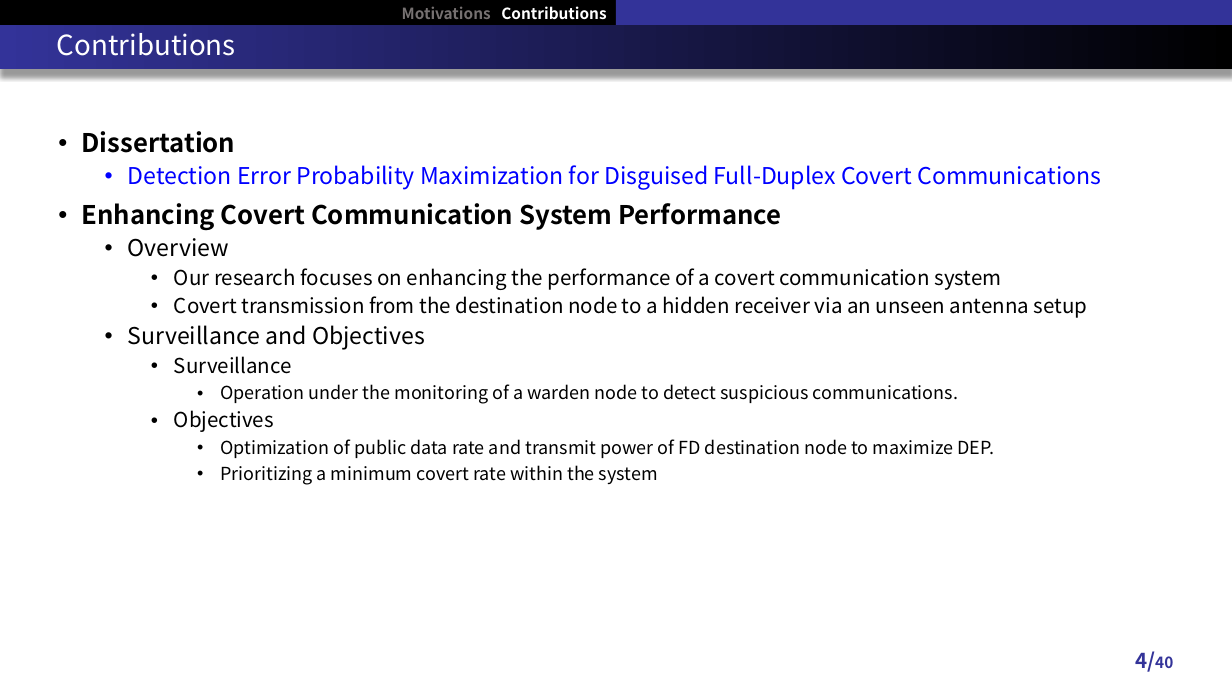
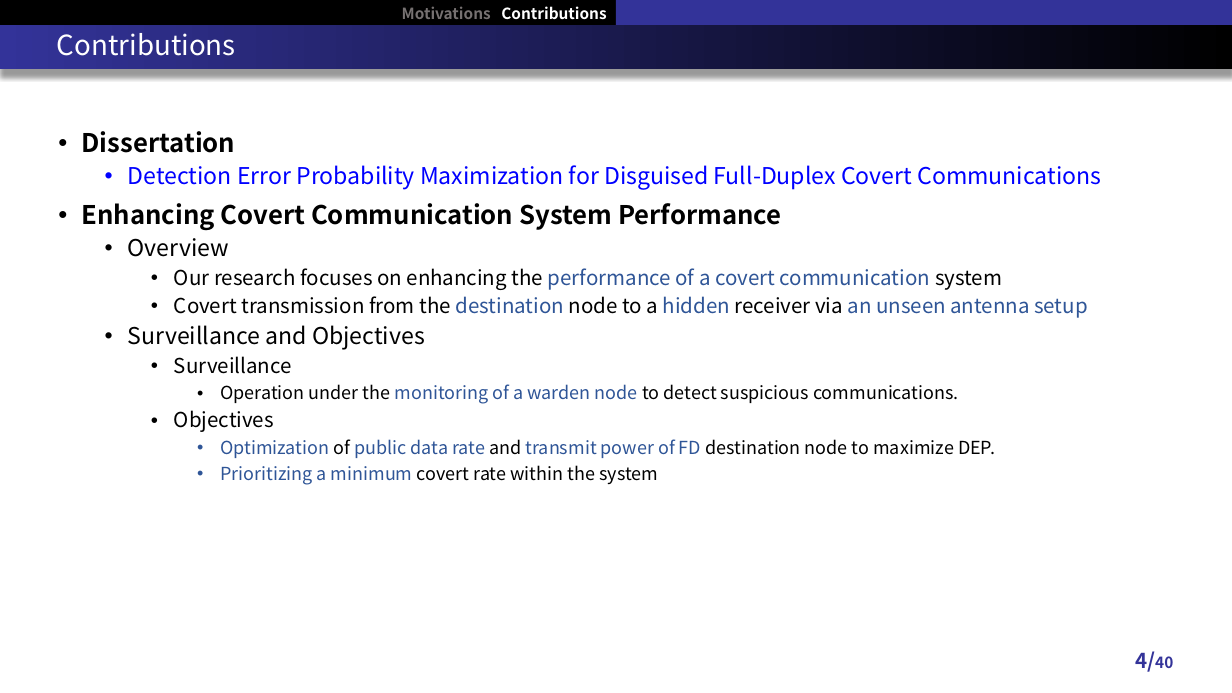
Before and after one commit to RefatHanbat/Presentation-of-SDM, a slide deck: slide 4 of New Problem/Thesis Defense slide.pptx. Drawn at 1232x693 pixels with LibreOffice and Linux fonts; fonts in the diff are those of the drawing. Boxes give left, top, right and bottom in pixels: in the first picture for what was removed or moved away, otherwise in the second. Text is boxed around its words. In the diff, an @@ line names an element or a change of style, - is before the commit and + after.

```diff
--- a/New Problem/Thesis Defense slide.pptx
+++ b/New Problem/Thesis Defense slide.pptx
@@ text at (174, 268, 1088, 485): text colour #000000 to #2F5597 in "performance of a covert communication", "destination hidden an unseen antenna setup", "monitoring of a warden node", "Optimization public data rate transmit power of ..." and 1 more places @@
```
Also in this commit, not shown: 7 other slides changed, 5 other files.
